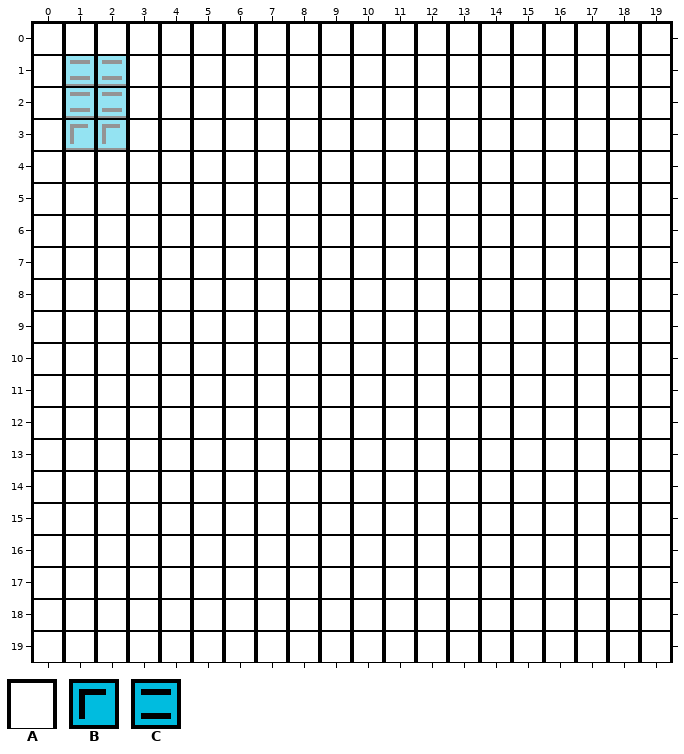
A Tiled map gets an edit: Code/Game/mapa.tmx. The picture above was drawn from the file before the commit.
Cells are 16x16 px. Shown: x 0..19, y 0..19.
Key: from "partsCircuit": A 0, B 10, C 14.
_ is an empty cell.
Layers that did not change in this view are not listed.
Layer "elements" before, first column x 0:
 0 AAAAAAAAAAAAAAAAAAAA
 1 ACCAAAAAAAAAAAAAAAAA
 2 ACCAAAAAAAAAAAAAAAAA
 3 ABBAAAAAAAAAAAAAAAAA
 4 AAAAAAAAAAAAAAAAAAAA
 5 AAAAAAAAAAAAAAAAAAAA
 6 AAAAAAAAAAAAAAAAAAAA
 7 AAAAAAAAAAAAAAAAAAAA
 8 AAAAAAAAAAAAAAAAAAAA
 9 AAAAAAAAAAAAAAAAAAAA
10 AAAAAAAAAAAAAAAAAAAA
11 AAAAAAAAAAAAAAAAAAAA
12 AAAAAAAAAAAAAAAAAAAA
13 AAAAAAAAAAAAAAAAAAAA
14 AAAAAAAAAAAAAAAAAAAA
15 AAAAAAAAAAAAAAAAAAAA
16 AAAAAAAAAAAAAAAAAAAA
17 AAAAAAAAAAAAAAAAAAAA
18 AAAAAAAAAAAAAAAAAAAA
19 AAAAAAAAAAAAAAAAAAAA
Once edited:
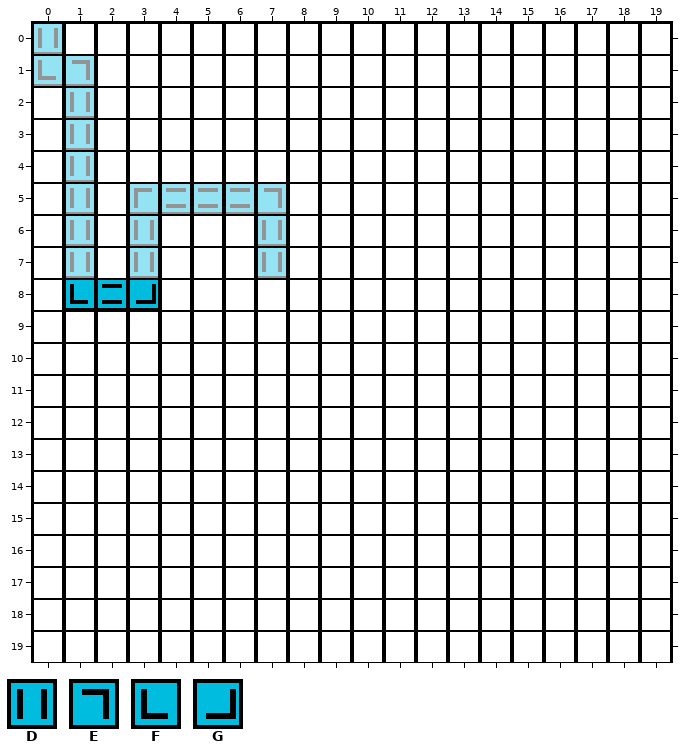
Further tiles: from "partsCircuit": D 9, E 11, F 12, G 13.
Diff:
Layer "elements":
y 0: x 0 A -> D
y 1: x 0..2 ACC -> FEA
y 2: x 1..2 CC -> DA
y 3: x 1..2 BB -> DA
y 4: x 1 A -> D
y 5: x 1 A -> D; x 3..7 AAAAA -> BCCCE
y 6..7: x 1 A -> D; x 3 A -> D; x 7 A -> D
y 8: x 1..3 AAA -> FCG
Pixel boxes of the changes (left, top, right, bottom) in both pictures:
changed: (34, 24, 286, 310)
